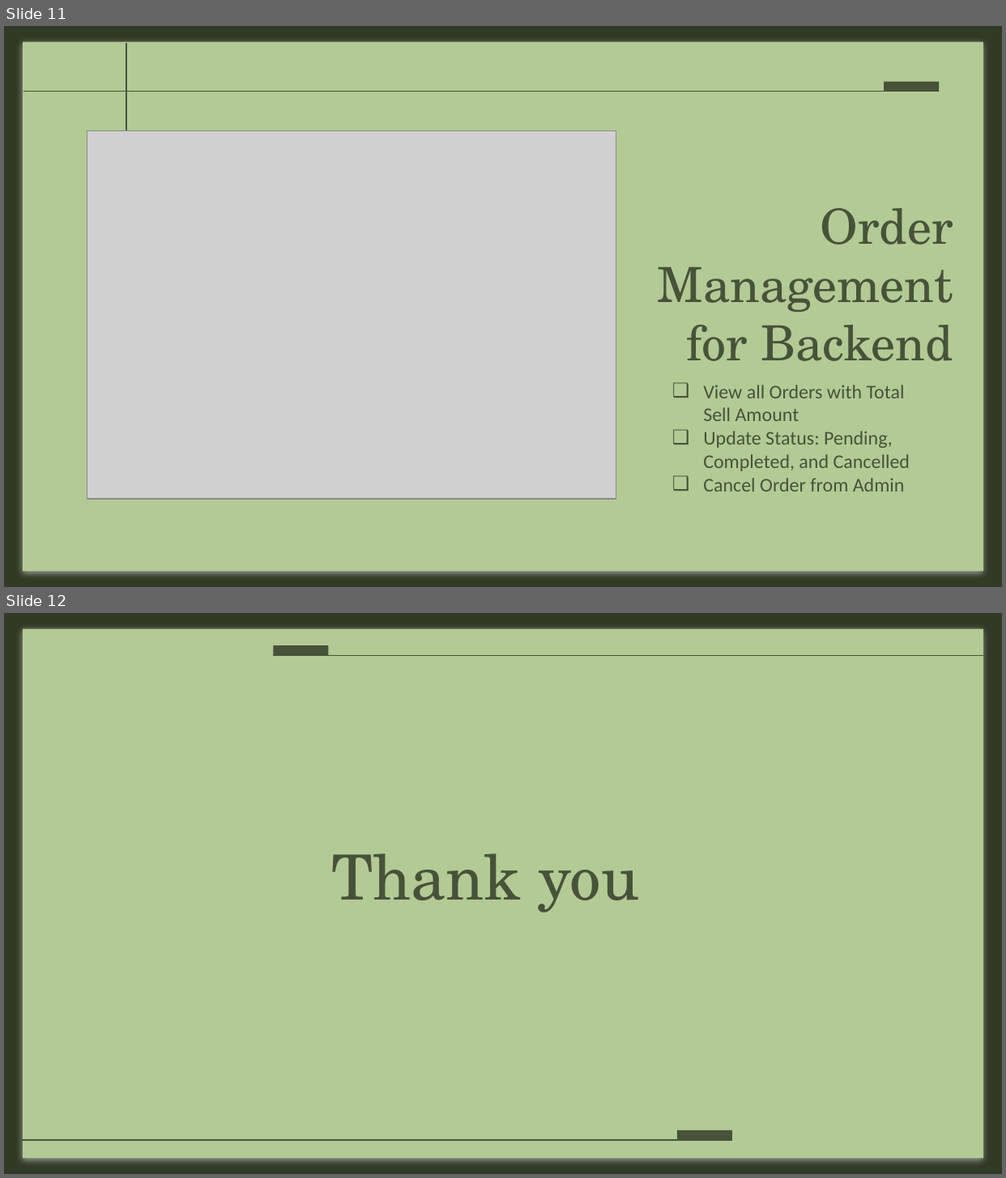
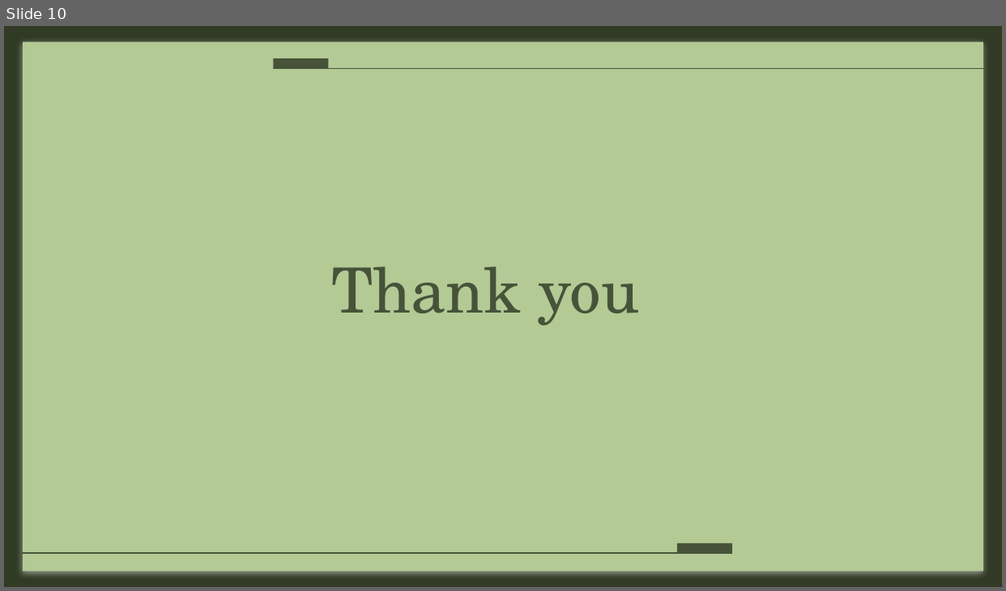
Before and after one commit to azharanowar/fathers-bank-cpp, a slide deck: Presentation.pptx. Shown one above the other, each under a label of ours: slides 11 and 12 before the commit, slide 10 after it. The pictures are 1006x1178 and 1006x591 pixels, drawn with LibreOffice and Linux fonts; fonts in the diff are those of the drawing; grey boxes stand for pictures. Boxes give left, top, right and bottom in pixels: in the first picture for what was removed or moved away, otherwise in the second. Text is boxed around its words. In the diff, an @@ line names an element or a change of style, - is before the commit and + after.

```diff
--- a/Presentation.pptx
+++ b/Presentation.pptx
@@ slide 11 removed at <box>4,26,1002,587</box>, background #303A24; not listed: 1 template element that a slide beside it also shows @@
@@ line removed from (127, 418) to (127, 43) @@
@@ line removed from (24, 92) to (939, 92) @@
@@ rectangle removed at <box>884,82,939,92</box> @@
@@ picture removed at <box>87,130,616,499</box> @@
@@ title removed at <box>658,208,953,361</box> @@
-Order Management for Backend
@@ subtitle removed at <box>703,385,910,492</box> @@
-❑ View all Orders with Total
-  Sell Amount
-❑ Update Status: Pending,
-  Completed, and Cancelled
-❑ Cancel Order from Admin
@@ what was slide 12 is now slide 10 @@
```
Also in this commit, not shown: 4 slides changed, 5 slides added, 6 other slides removed.
